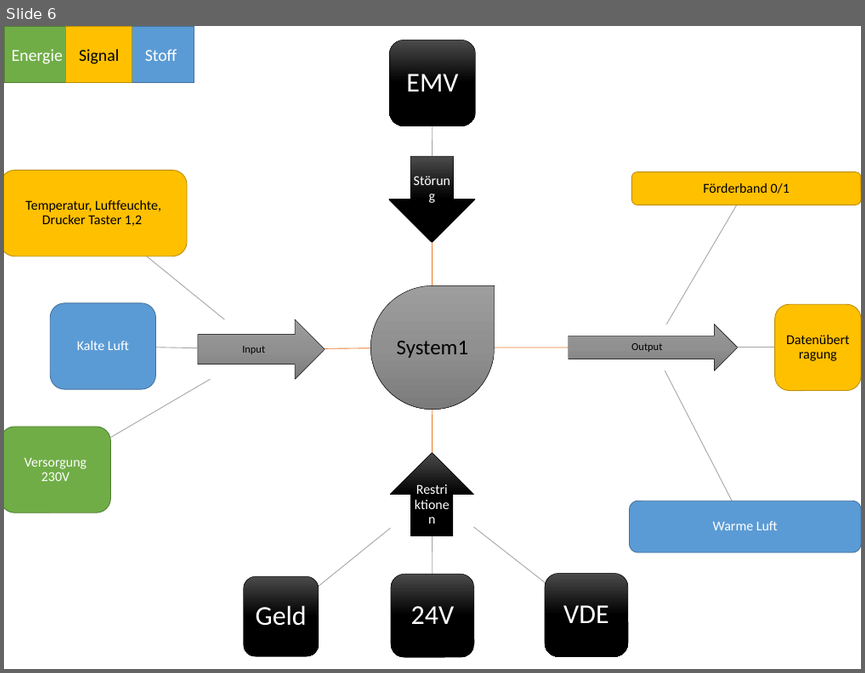
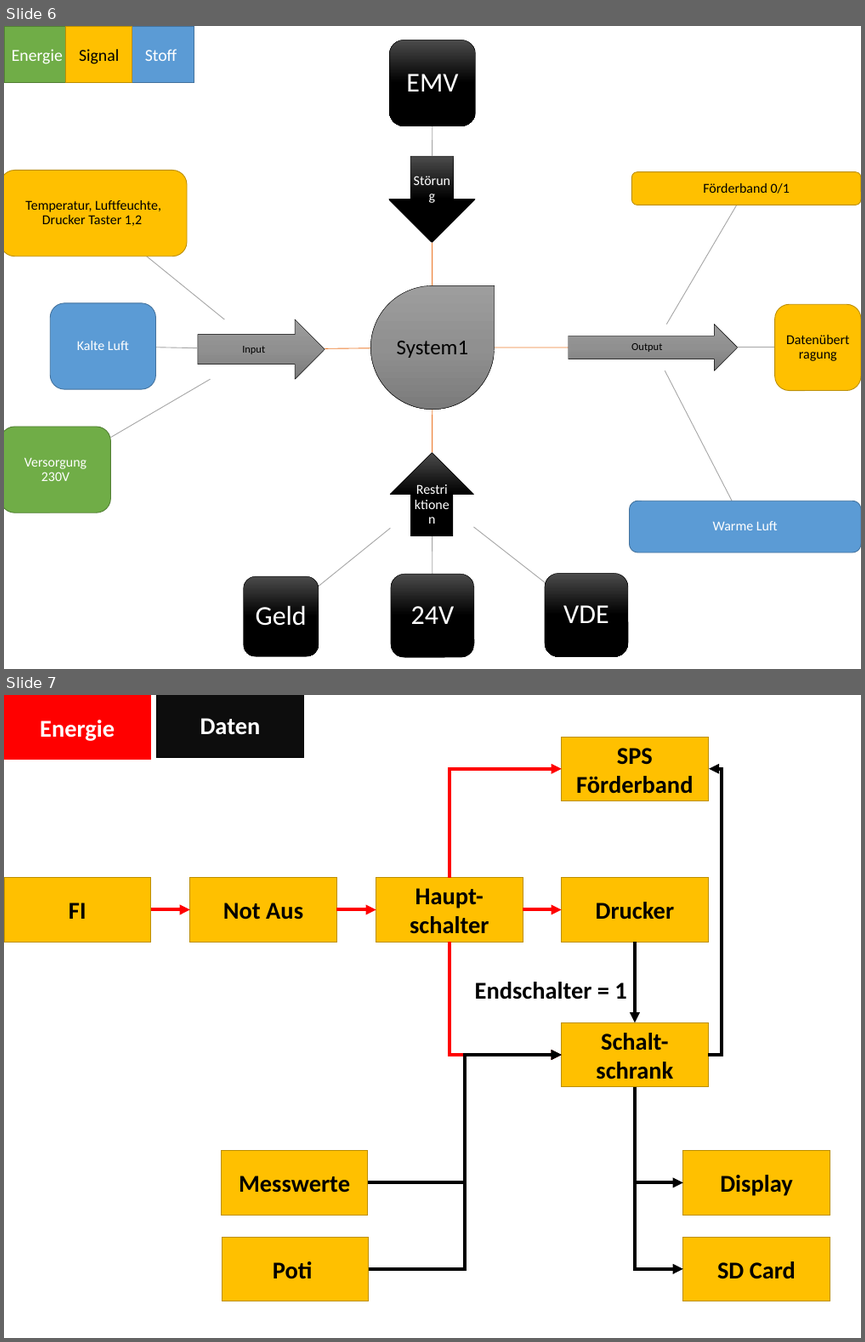
Before and after one commit to MightyMirko/SS2018_HIT_web, a slide deck: data/180307_blackbox.pptx. Shown one above the other, each under a label of ours: slide 6 before the commit, slides 6 and 7 after it. The pictures are 865x673 and 865x1342 pixels, drawn with LibreOffice and Linux fonts; fonts in the diff are those of the drawing. Boxes give left, top, right and bottom in pixels: in the first picture for what was removed or moved away, otherwise in the second. Text is boxed around its words. In the diff, an @@ line names an element or a change of style, - is before the commit and + after.

```diff
--- a/data/180307_blackbox.pptx
+++ b/data/180307_blackbox.pptx
@@ slide 7 added at <box>4,695,861,1338</box>, background #FFFFFF @@
@@ rectangle added at <box>4,695,151,760</box>, fill #FF0000, outline #FF0000 1 pt, 32 pt, text #FFFFFF, bold @@
+Energie
@@ rectangle added at <box>157,695,304,757</box>, fill #0D0D0D, outline #000000 1 pt, 32 pt, text #FFFFFF, bold @@
+Daten
@@ rectangle added at <box>561,737,708,801</box>, fill #FFC000, outline #BD8E00 1 pt, 32 pt, text #000000, bold @@
+SPS
+Förderband
@@ elbow arrow added from (449, 877) to (561, 769), #FF0000 4.5 pt @@
@@ elbow arrow added from (708, 1055) to (709, 769), #000000 4.5 pt @@
@@ rectangle added at <box>4,877,151,941</box>, fill #FFC000, outline #BD8E00 1 pt, 32 pt, text #000000, bold @@
+FI
@@ rectangle added at <box>190,877,337,941</box>, fill #FFC000, outline #BD8E00 1 pt, 32 pt, text #000000, bold @@
+Not Aus
@@ rectangle added at <box>376,877,523,941</box>, fill #FFC000, outline #BD8E00 1 pt, 32 pt, text #000000, bold @@
+Haupt-schalter
@@ rectangle added at <box>561,877,708,941</box>, fill #FFC000, outline #BD8E00 1 pt, 32 pt, text #000000, bold @@
+Drucker
@@ arrow added from (151, 909) to (190, 909), #FF0000 4.5 pt @@
@@ arrow added from (336, 909) to (376, 909), #FF0000 4.5 pt @@
@@ arrow added from (522, 909) to (561, 909), #FF0000 4.5 pt @@
@@ elbow arrow added from (449, 942) to (561, 1055), #FF0000 4.5 pt @@
@@ arrow added from (635, 942) to (635, 1022), #000000 4.5 pt @@
@@ text added at <box>475,981,626,999</box>, 32 pt, text #000000, bold @@
+Endschalter = 1
@@ rectangle added at <box>561,1022,708,1087</box>, fill #FFC000, outline #BD8E00 1 pt, 32 pt, text #000000, bold @@
+Schalt-schrank
@@ elbow arrow added from (368, 1182) to (561, 1055), #000000 4.5 pt @@
@@ elbow arrow added from (369, 1269) to (561, 1055), #000000 4.5 pt @@
@@ elbow arrow added from (635, 1087) to (683, 1182), #000000 4.5 pt @@
@@ elbow arrow added from (635, 1087) to (683, 1269), #000000 4.5 pt @@
@@ rectangle added at <box>221,1151,368,1214</box>, fill #FFC000, outline #BD8E00 1 pt, 32 pt, text #000000, bold @@
+Messwerte
@@ rectangle added at <box>683,1151,830,1214</box>, fill #FFC000, outline #BD8E00 1 pt, 32 pt, text #000000, bold @@
+Display
@@ rectangle added at <box>222,1236,369,1300</box>, fill #FFC000, outline #BD8E00 1 pt, 32 pt, text #000000, bold @@
+Poti
@@ rectangle added at <box>683,1236,830,1300</box>, fill #FFC000, outline #BD8E00 1 pt, 32 pt, text #000000, bold @@
+SD Card
```
Also in this commit, not shown: 40 other files.
